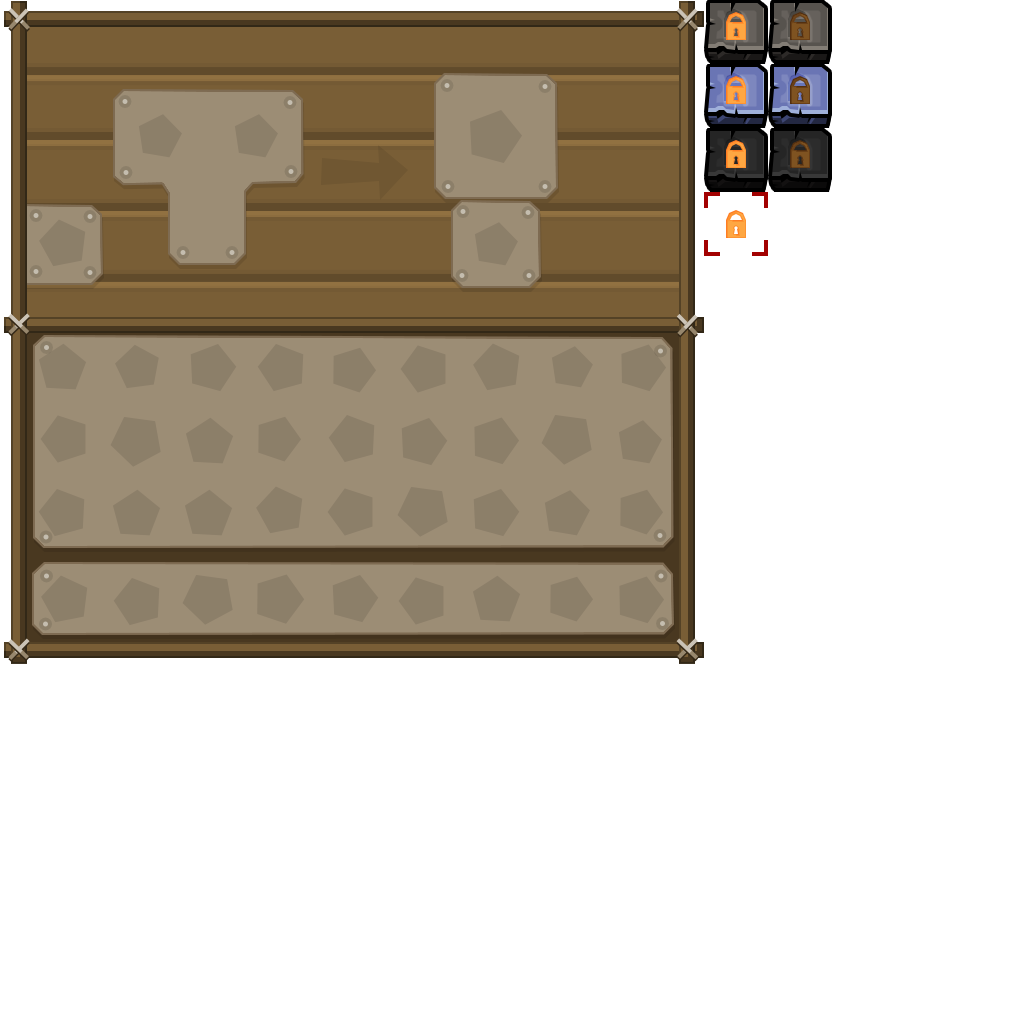
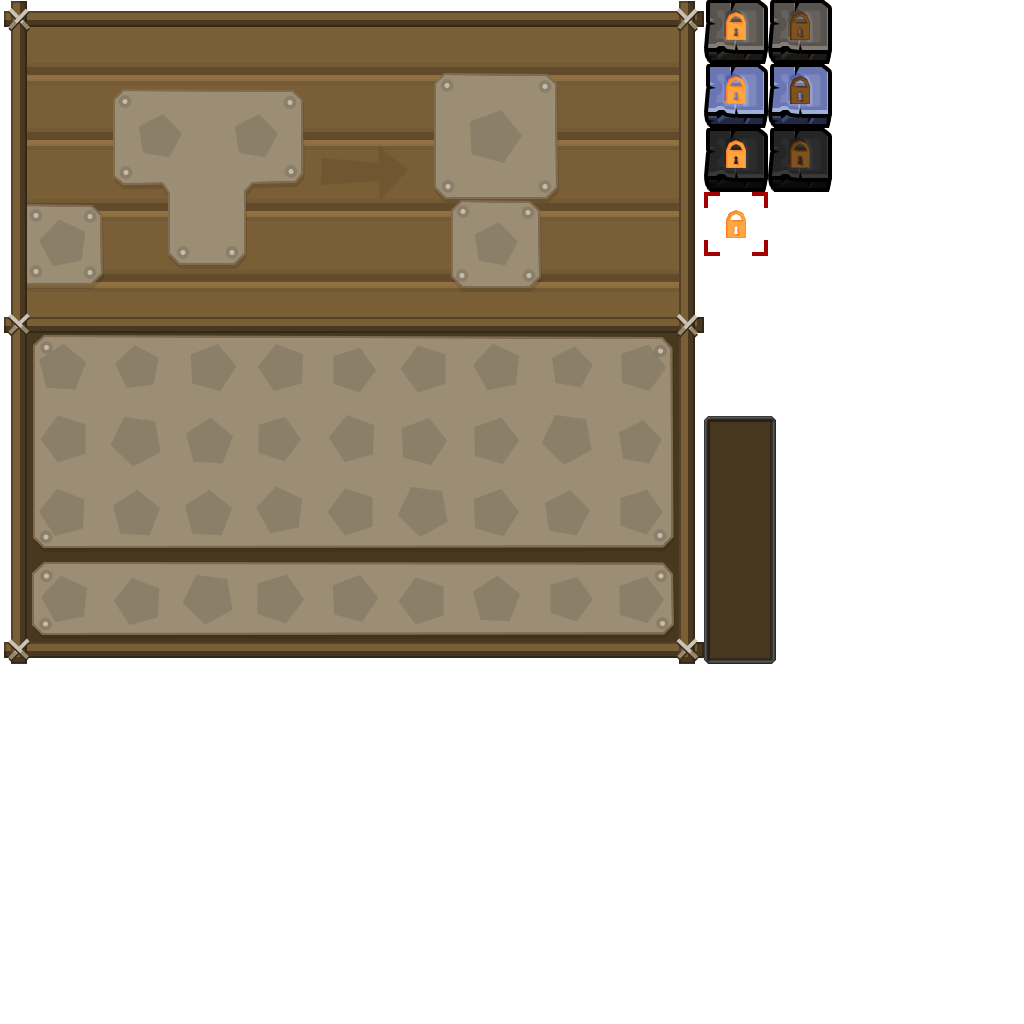
Layers edited between the first and the second 1024 x 1024 image:
added group "fluid large" with 2 layers above "Rectangle 1" over [left=704, top=416, right=776, bottom=664]
added layer "Shape 1" in group "fluid large" over [left=704, top=416, right=776, bottom=664]
added layer "Rectangle 1" (1st of 2, in "fluid large") in group "fluid large" over [left=708, top=420, right=772, bottom=660]
